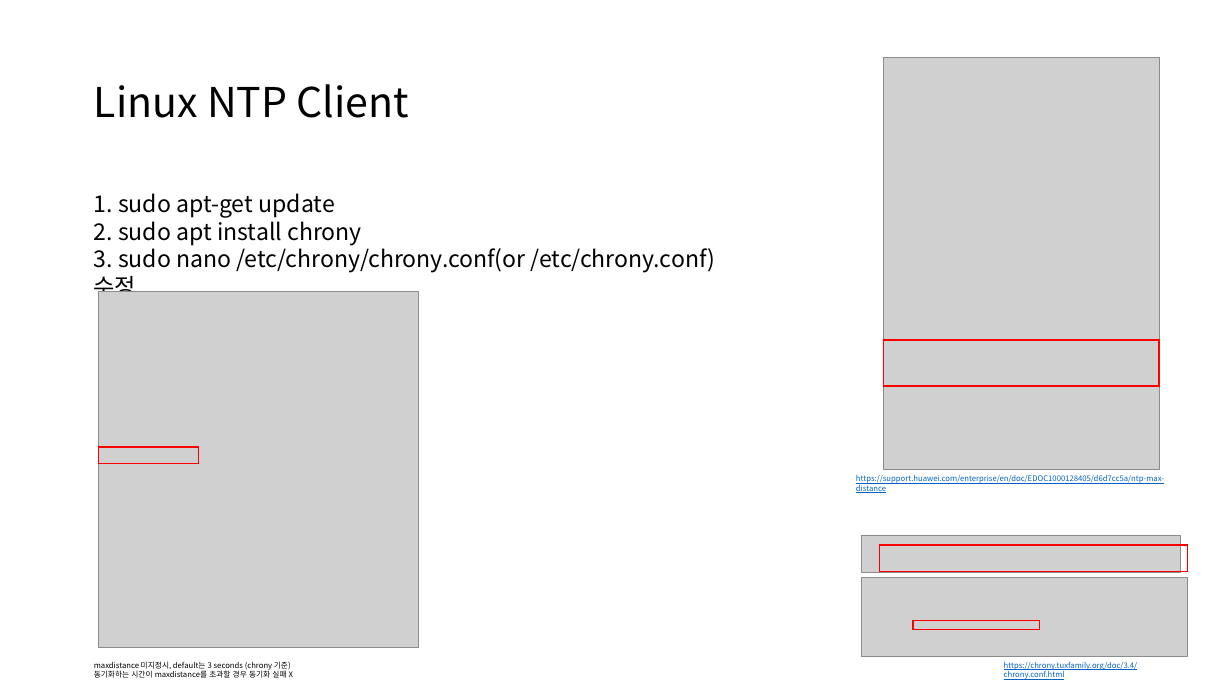
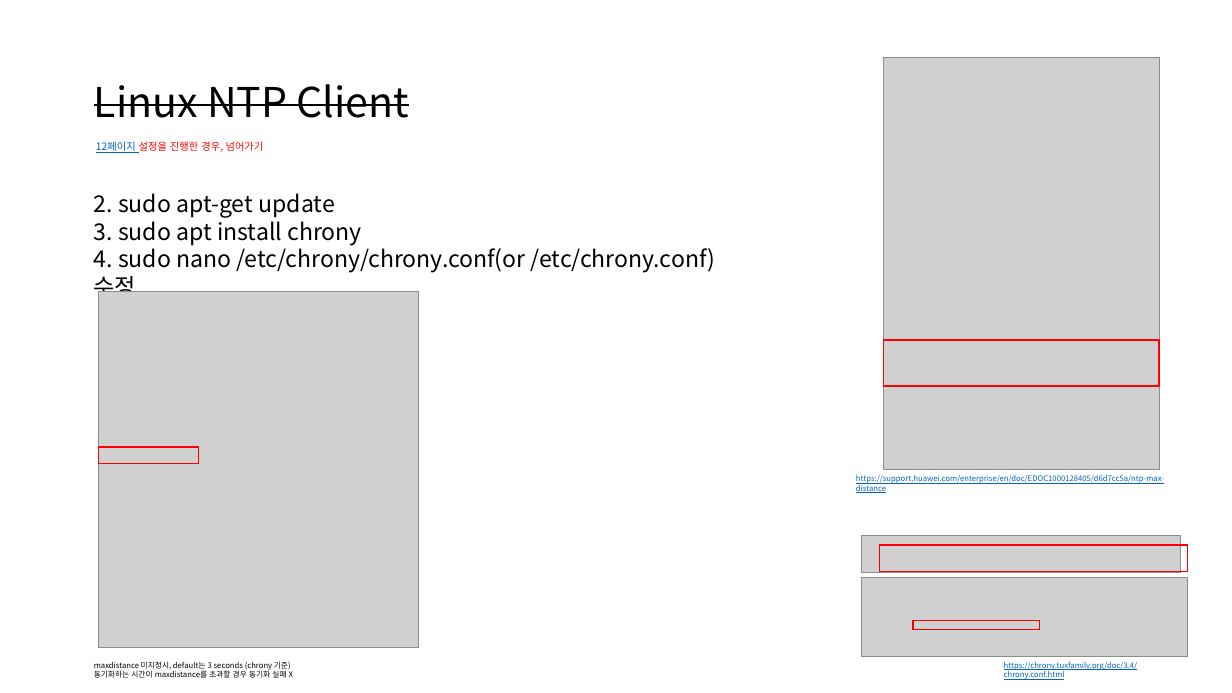
Before and after one commit to UnstructuredWork/udp_client, a slide deck: slide 13 of doc/time_synchronization.pptx (slide 12 before the commit). Drawn at 1232x693 pixels with LibreOffice and Linux fonts; fonts in the diff are those of the drawing; grey boxes stand for pictures. Boxes give left, top, right and bottom in pixels: in the first picture for what was removed or moved away, otherwise in the second. Text is boxed around its words. In the diff, an @@ line names an element or a change of style, - is before the commit and + after.

Commit message:
시간동기화 설정 자동화 추가

```diff
--- a/doc/time_synchronization.pptx
+++ b/doc/time_synchronization.pptx
@@ title "Linux NTP Client" at [94, 84, 409, 118]: strikethrough on @@
@@ text added at [96, 141, 264, 153], 8 pt, text #FF0000 @@
+12페이지 설정을 진행한 경우, 넘어가기
@@ text at [94, 193, 716, 273]: text changed @@
-1. sudo apt-get update
-2. sudo apt install chrony
-3. sudo nano /etc/chrony/chrony.conf(or /etc/chrony.conf) 수정
+2. sudo apt-get update
+3. sudo apt install chrony
+4. sudo nano /etc/chrony/chrony.conf(or /etc/chrony.conf) 수정
```
Also in this commit, not shown: 3 other slides changed, 1 slide added.
